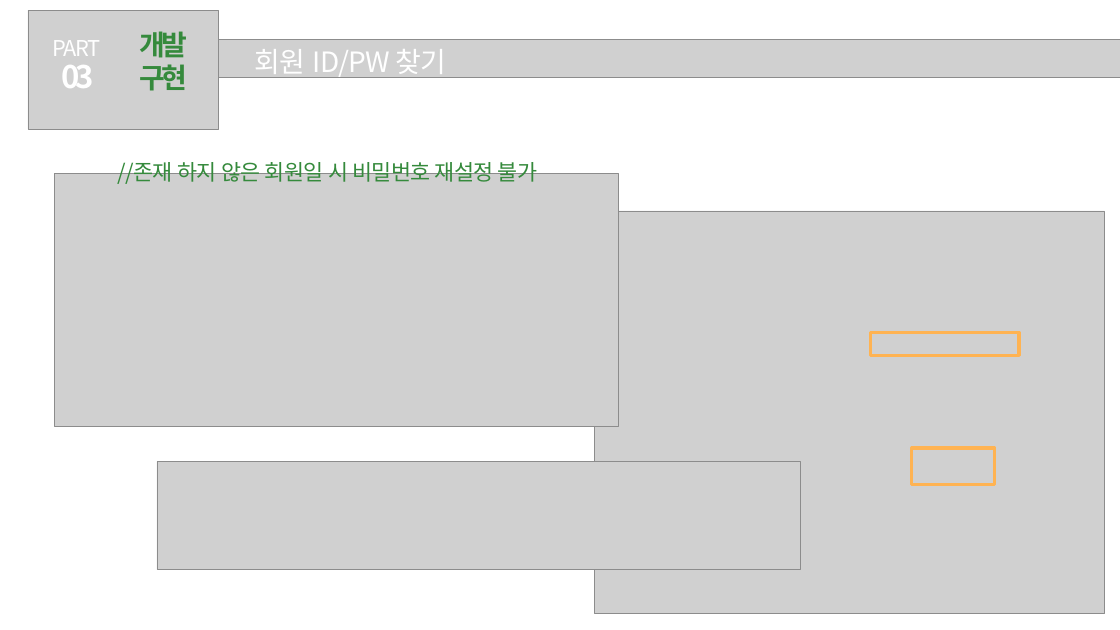
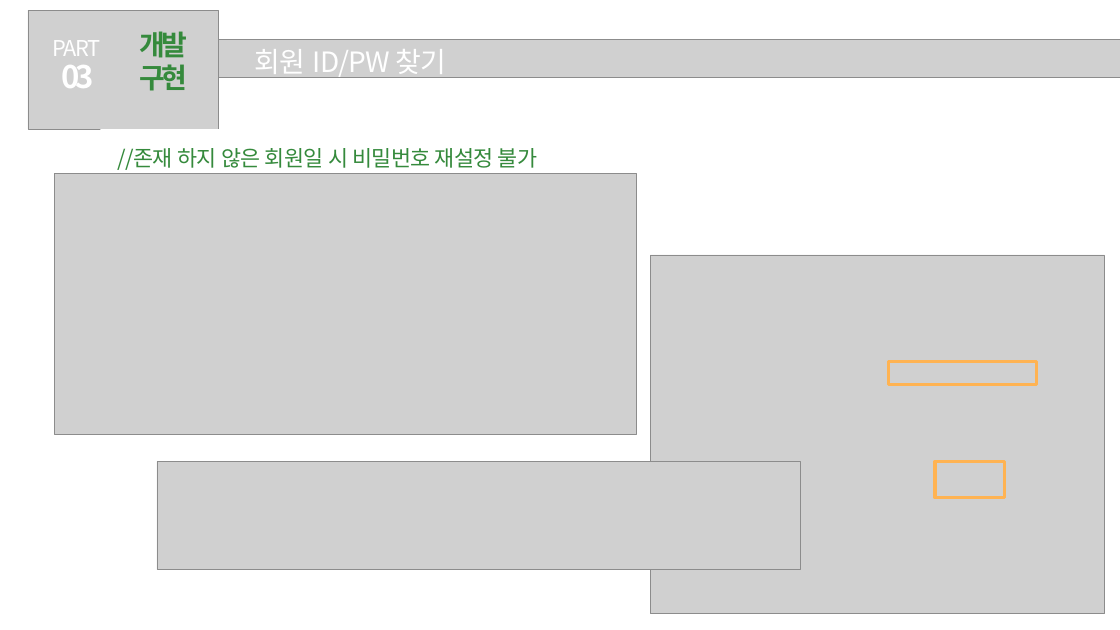
Before and after one commit to hanYijin/portfolio_2021, a slide deck: slide 7 of 공공도서관.pptx. Drawn at 1120x630 pixels with LibreOffice and Linux fonts; fonts in the diff are those of the drawing; grey boxes stand for pictures. Boxes give left, top, right and bottom in pixels: in the first picture for what was removed or moved away, otherwise in the second. Text is boxed around its words. In the diff, an @@ line names an element or a change of style, - is before the commit and + after.

```diff
--- a/공공도서관.pptx
+++ b/공공도서관.pptx
@@ rectangle "//존재 하지 않은 회원일 시 ...": place and size @@
-rectangle "//존재 하지 않은 회원일 시 ..." at box(117, 158, 537, 184)
+rectangle "//존재 하지 않은 회원일 시 ..." at box(100, 129, 560, 152)
@@ picture: place and size @@
-picture at box(54, 174, 618, 426)
+picture at box(54, 174, 636, 435)
@@ picture: place and size @@
-picture at box(595, 211, 1104, 613)
+picture at box(650, 255, 1104, 614)
@@ rectangle: place and size @@
-rectangle at box(871, 332, 1019, 355)
+rectangle at box(889, 361, 1037, 384)
@@ rectangle: place and size @@
-rectangle at box(912, 448, 995, 484)
+rectangle at box(935, 461, 1005, 498)
```
Also in this commit, not shown: 2 other slides changed, 8 slides added, 10 slides removed, 18 other files.
